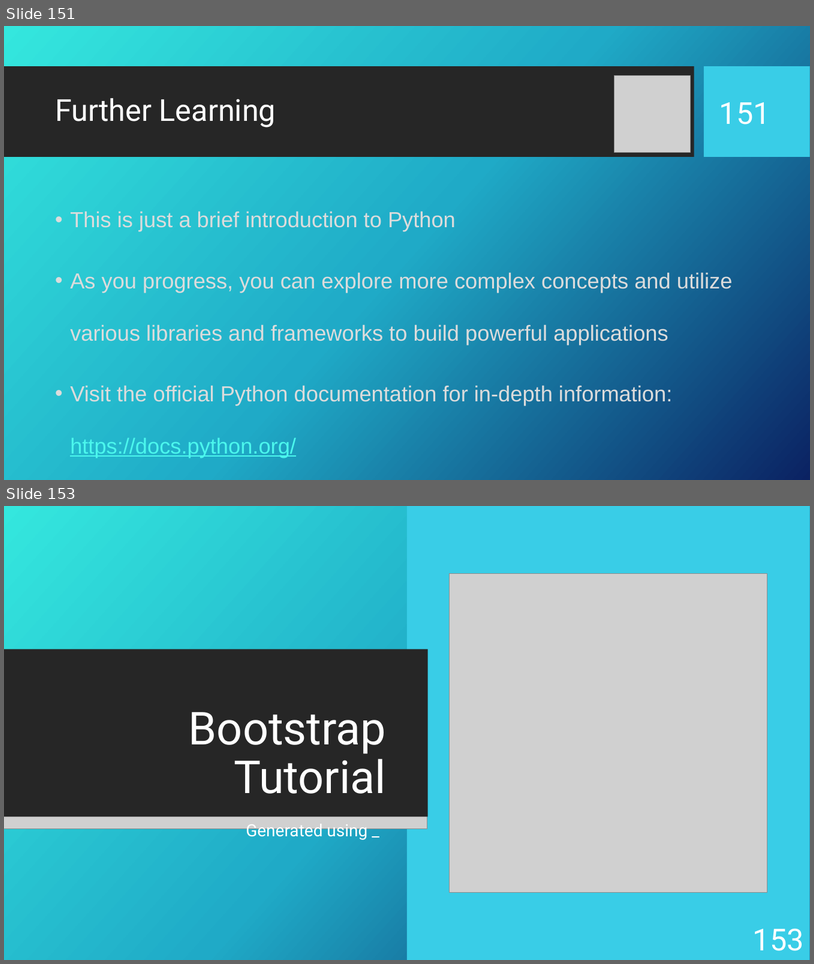
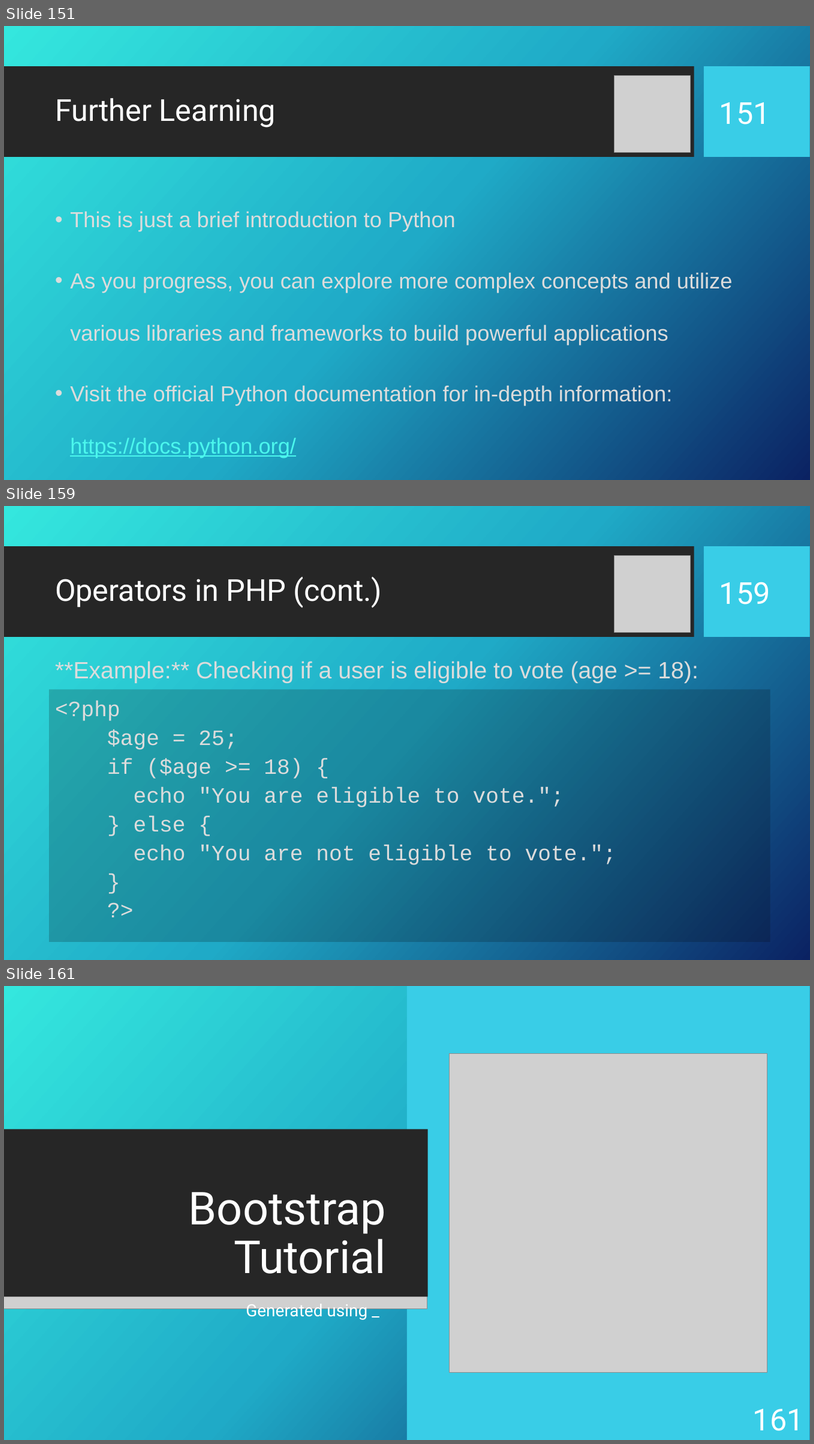
Before and after one commit to KurtAbraham/CS451, a slide deck: CS 451-KAbraham-Internet Technologies Tutorials.pptx. Shown one above the other, each under a label of ours: slides 151 and 153 before the commit, slides 151, 159 and 161 after it; the slides between them are not shown. The pictures are 814x964 and 814x1444 pixels, drawn with LibreOffice and Linux fonts; fonts in the diff are those of the drawing; grey boxes stand for pictures; background and template pictures are left out. Boxes give left, top, right and bottom in pixels: in the first picture for what was removed or moved away, otherwise in the second. Text is boxed around its words. In the diff, an @@ line names an element or a change of style, - is before the commit and + after.

```diff
--- a/CS 451-KAbraham-Internet Technologies Tutorials.pptx
+++ b/CS 451-KAbraham-Internet Technologies Tutorials.pptx
@@ slide 159 added at <box>4,506,810,960</box>, background picture (left out); not listed: 2 template elements that a slide beside it also shows @@
@@ picture added at <box>614,556,690,632</box> @@
@@ title added at <box>55,577,382,608</box>, 36 pt, text #FFFFFF @@
+Operators in PHP (cont.)
@@ page number added at <box>720,582,771,604</box>, 36 pt, text #FFFFFF @@
+159
@@ text added at <box>55,661,698,683</box>, 28 pt, text #DCDCDC @@
+**Example:** Checking if a user is eligible to vote (age >= 18):
@@ rectangle added at <box>49,690,770,942</box>, fill #080808 at 20% opacity, 25.9 pt, text #DCDCDC @@
+<?php
+$age = 25;
+if ($age >= 18) {
+echo "You are eligible to vote.";
+} else {
+echo "You are not eligible to vote.";
+}
+?>
@@ what was slide 153 is now slide 161 @@
@@ page number at <box>753,1408,804,1431</box>: text changed @@
-153
+161
```
Also in this commit, not shown: 2 slides changed, 7 other slides added.
